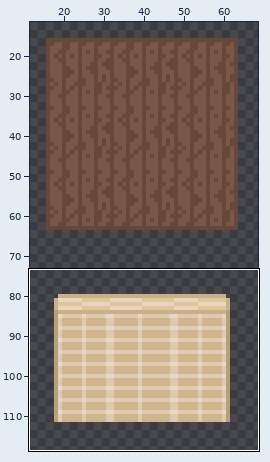
Edited in one commit: pixel-art file (Assets/Art/Pixel/MapChapter1.aseprite). The first picture is a wide view before the edit; the outline marks the close-up.
Close-up. Old version:
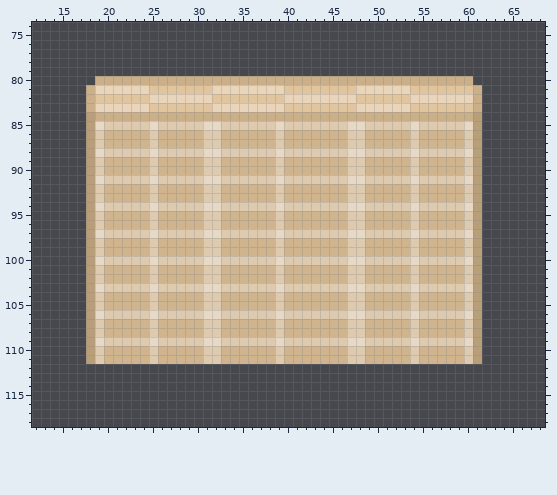
160x160 pixels, 1 frame. Colours within 5 levels of each other are drawn and written as one. Shown: x 12..68, y 74..118. The wide view leaves out empty margins.
New version:
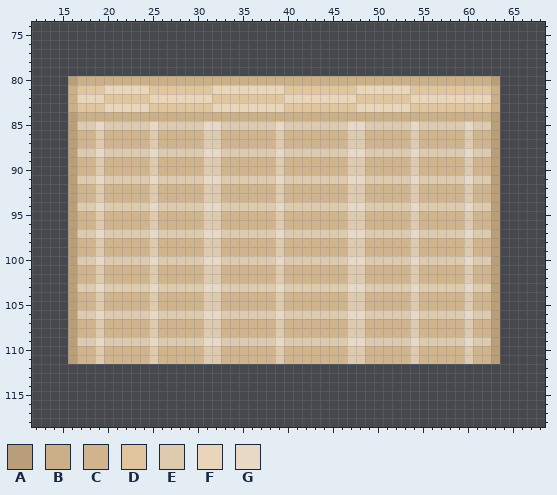
Palette (. is transparent): A #b99f79  B #caaf88  C #cfb48e  D #e0c59e  E #ddcaaf  F #e9d6ba  G #e7d9c6
What changed:
y 80: x 16..18 ... -> ABB; x 61..63 ... -> BBA
y 81: x 16..19 ..BF -> BDDD; x 61..63 B.. -> DDB
y 82: x 16..19 ..BD -> BFFF; x 61..63 B.. -> FFB
y 83: x 16..19 ..BF -> BDDD; x 61..63 B.. -> DDB
y 84: x 16..18 ..A -> ABB; x 61..63 A.. -> BBA
y 85: x 16..18 ..A -> AEE; x 61..63 A.. -> EEA
y 86..87: x 16..18 ..A -> ACC; x 61..63 A.. -> CCA
y 88: x 16..18 ..A -> AEE; x 61..63 A.. -> EEA
y 89..90: x 16..18 ..A -> ACC; x 61..63 A.. -> CCA
y 91: x 16..18 ..A -> AEE; x 61..63 A.. -> EEA
y 92..93: x 16..18 ..A -> ACC; x 61..63 A.. -> CCA
y 94: x 16..18 ..A -> AEE; x 61..63 A.. -> EEA
y 95..96: x 16..18 ..A -> ACC; x 61..63 A.. -> CCA
y 97: x 16..18 ..A -> AEE; x 61..63 A.. -> EEA
y 98..99: x 16..18 ..A -> ACC; x 61..63 A.. -> CCA
y 100: x 16..18 ..A -> AEE; x 61..63 A.. -> EEA
y 101..102: x 16..18 ..A -> ACC; x 61..63 A.. -> CCA
y 103: x 16..18 ..A -> AEE; x 61..63 A.. -> EEA
y 104..105: x 16..18 ..A -> ACC; x 61..63 A.. -> CCA
y 106: x 16..18 ..A -> AEE; x 61..63 A.. -> EEA
y 107..108: x 16..18 ..A -> ACC; x 61..63 A.. -> CCA
y 109: x 16..18 ..A -> AEE; x 61..63 A.. -> EEA
y 110..111: x 16..18 ..A -> ACC; x 61..63 A.. -> CCA
Pixel boxes of the changes (left, top, right, bottom) in both close-ups:
changed: (68, 76, 104, 364)
changed: (473, 76, 500, 364)
